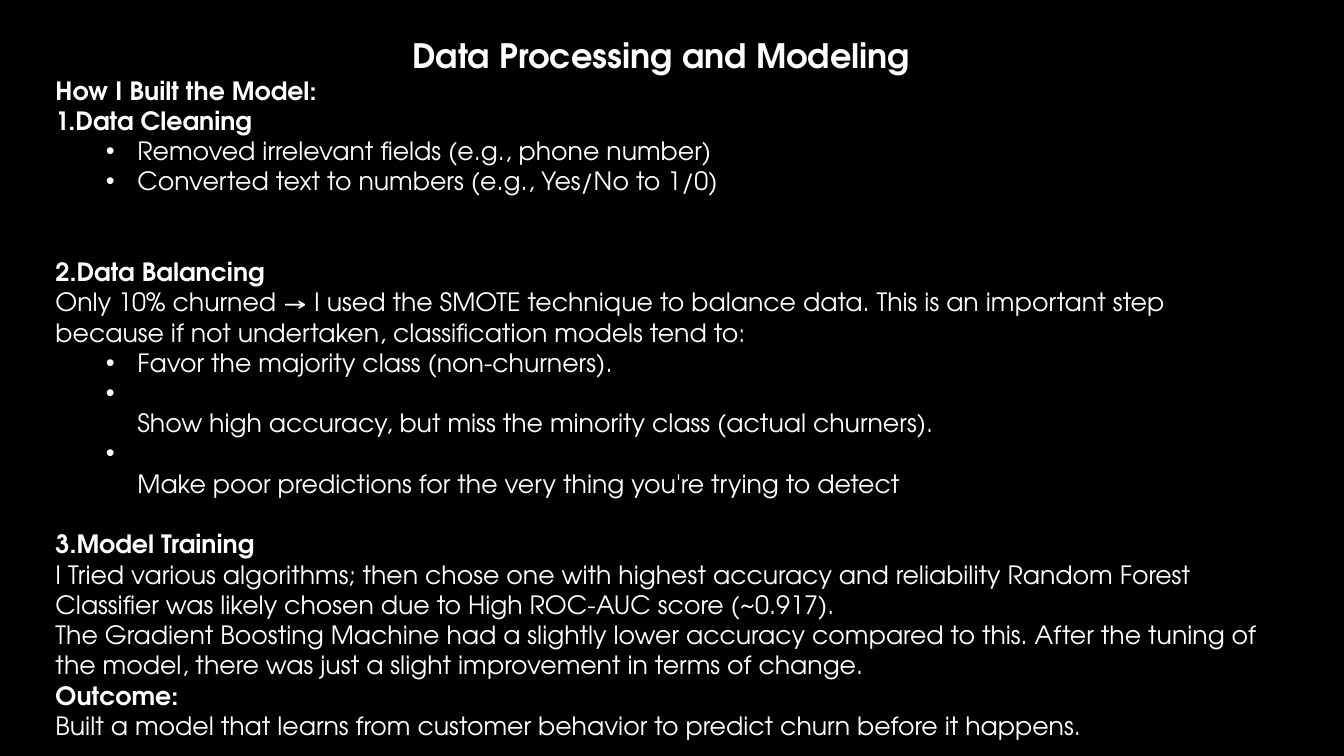
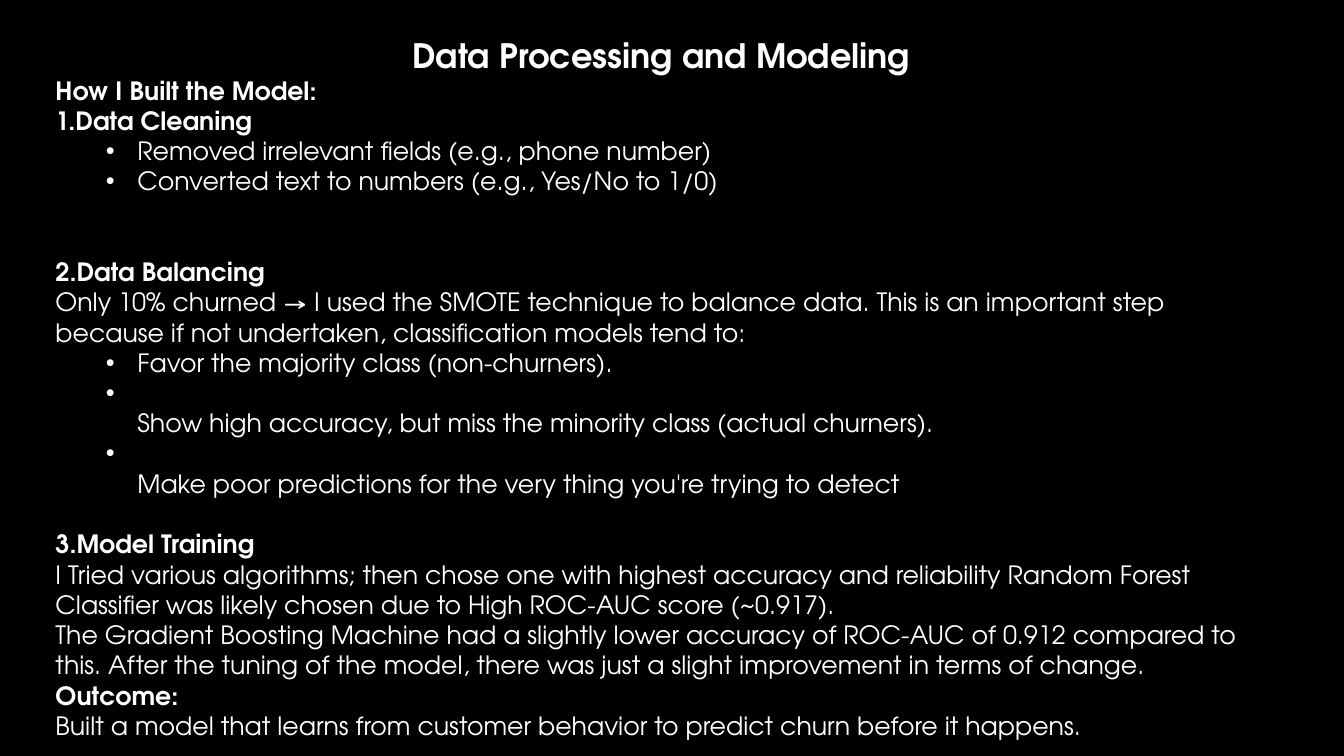
Before and after one commit to Kelvin-Shilisia/syriatel-churn-classifier, a slide deck: slide 4 of Churn Prediction in Telecom.pptx. Drawn at 1344x756 pixels with LibreOffice and Linux fonts; fonts in the diff are those of the drawing; background and template pictures are left out. Boxes give left, top, right and bottom in pixels: in the first picture for what was removed or moved away, otherwise in the second. Text is boxed around its words. In the diff, an @@ line names an element or a change of style, - is before the commit and + after.

Commit message:
updates on model tuning and insights

```diff
--- a/Churn Prediction in Telecom.pptx
+++ b/Churn Prediction in Telecom.pptx
@@ text at [55, 618, 1235, 680]: text changed @@
-The Gradient Boosting Machine had a slightly lower accuracy compared to this. After the tuning of the model, there was just a slight improvement in terms of change.
+The Gradient Boosting Machine had a slightly lower accuracy of ROC-AUC of 0.912 compared to this. After the tuning of the model, there was just a slight improvement in terms of change.
```
